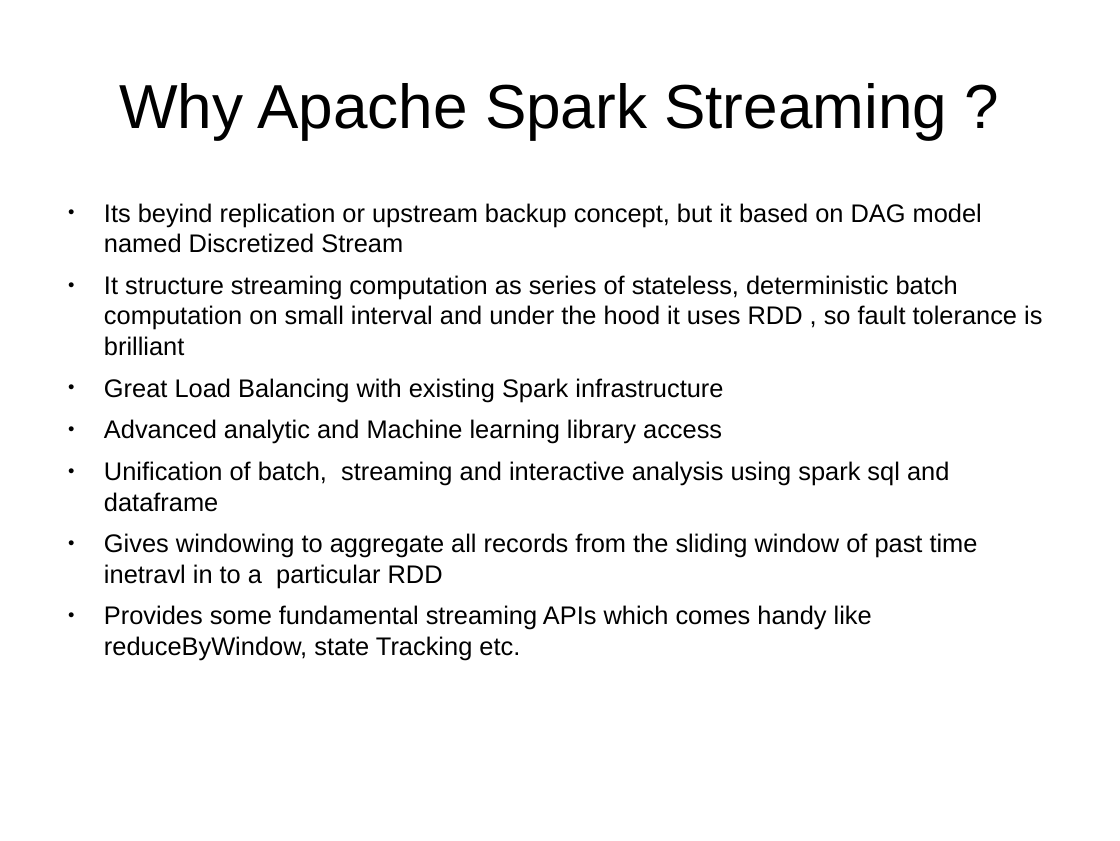
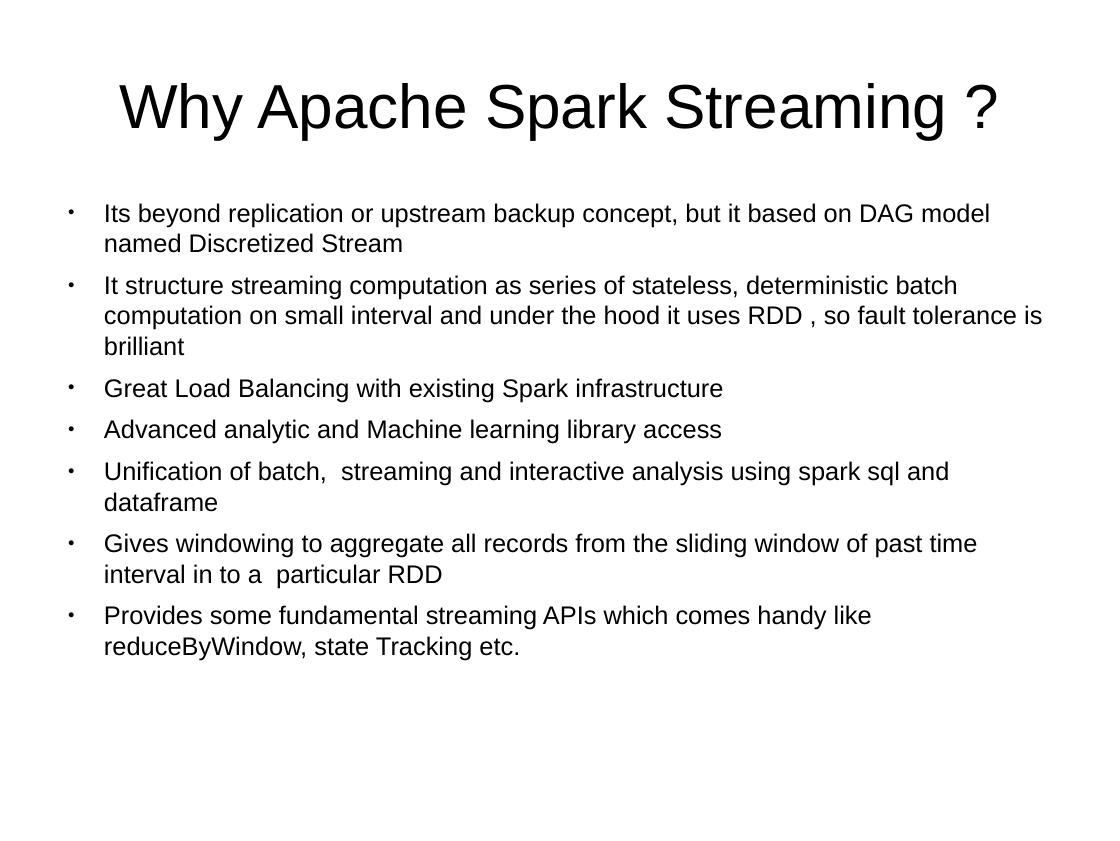
Before and after one commit to abhishek-ch/evolveML, a slide deck: slide 4 of data/smaato.odp. Drawn at 1120x841 pixels with LibreOffice and Linux fonts; fonts in the diff are those of the drawing. Boxes give left, top, right and bottom in pixels: in the first picture for what was removed or moved away, otherwise in the second. Text is boxed around its words. In the diff, an @@ line names an element or a change of style, - is before the commit and + after.

```diff
--- a/data/smaato.odp
+++ b/data/smaato.odp
@@ text at (x1=104, y1=203, x2=990, y2=253): text changed @@
-● Its beyind replication or upstream backup concept, but it based on DAG model named Discretized Stream
+● Its beyond replication or upstream backup concept, but it based on DAG model named Discretized Stream
@@ text at (x1=104, y1=533, x2=978, y2=588): text changed @@
-● Gives windowing to aggregate all records from the sliding window of past time inetravl in to a particular RDD
+● Gives windowing to aggregate all records from the sliding window of past time interval in to a particular RDD
```
Also in this commit, not shown: 2 other slides changed.
